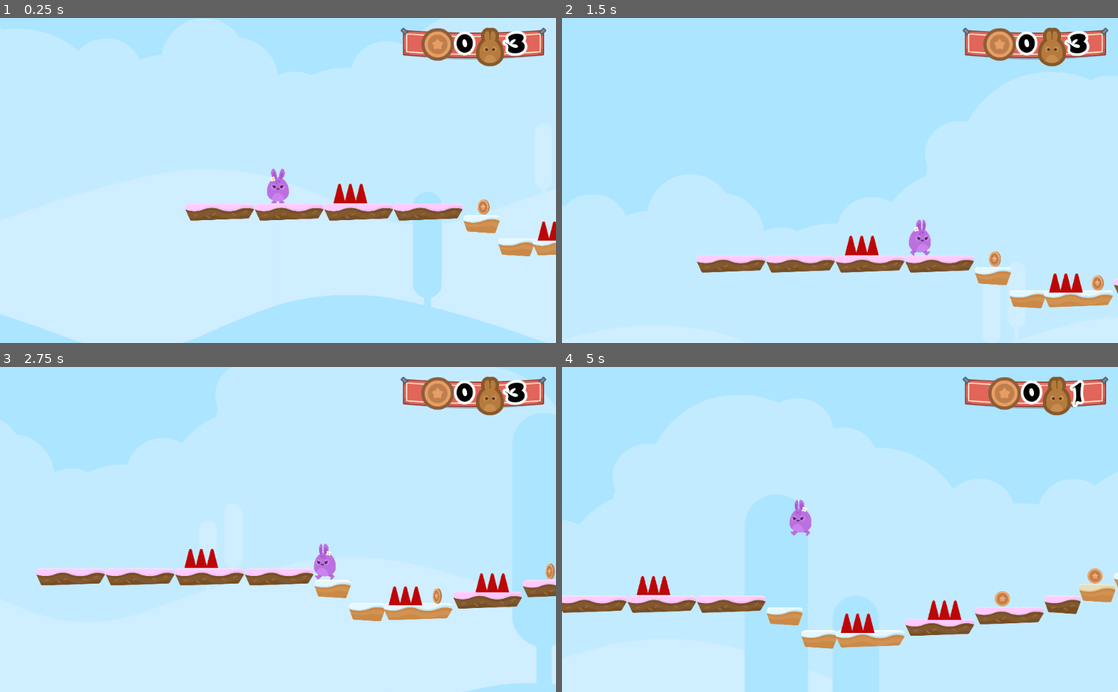
Above: before the commit, frames 1-4 (two rows, left to right).
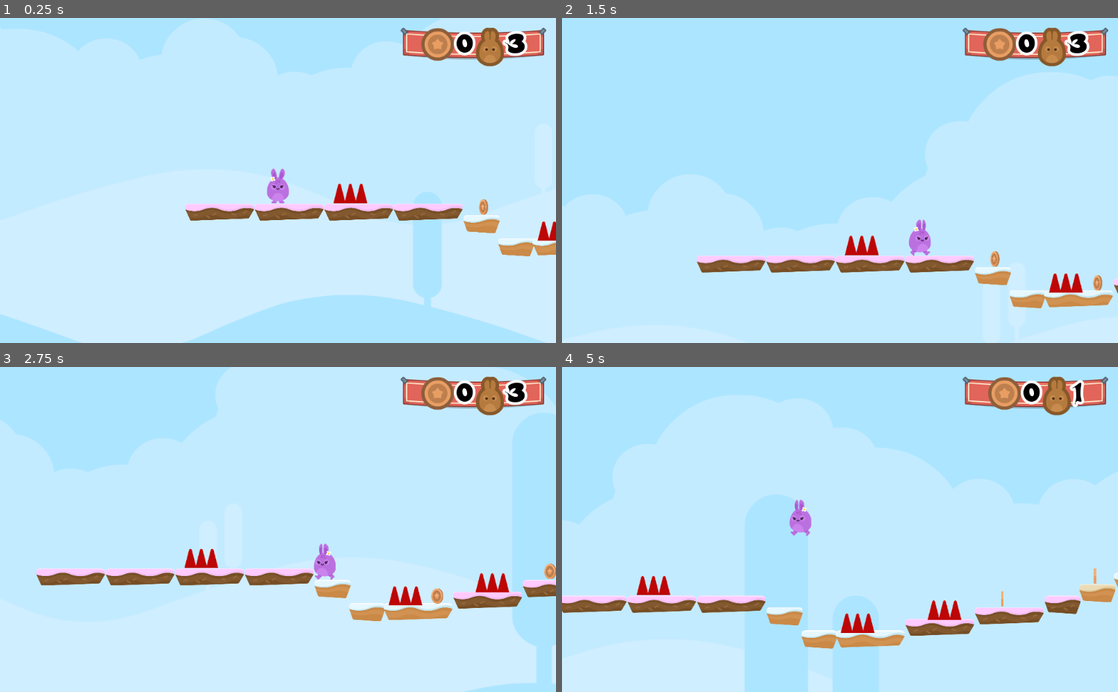
Above: after the commit, the same moments.

Repository: KennedyMungai/SimplePlatformer
Game: Godot game, scene res://Scenes/Levels/Level1.tscn
Two runs of this game, one before a commit and one after it. Both use one fixed random seed, a clock stepped at 60 frames per second and the inputs below.
Inputs:
- Up to frame 1 (0.25 s): no input
- Up to frame 2 (1.5 s): hold D (right) from 0.53 s (still down); tap W (jump) at 0.77 s
- Up to frame 3 (2.75 s): tap W (jump) at 1.52 s; release D (right) at 2.03 s; hold A (left) from 2.03 s (still down)
- Up to frame 4 (5 s): release A (left) at 2.78 s; hold D (right) 2.78-4.28 s; tap W (jump) at 3.02, 3.77, 4.52 s; hold A (left) from 4.28 s (still down)

The runs differ from the first frame. In frame 1, less than 0.1% of the frame differs, in the area x 85-89%, y 55-61%; in frame 2, 0.1%; in frame 3, less than 0.1%; in frame 4, 0.2%, in the area x 77-98%, y 61-74%.

Commit message:
Maintenance commit

Diff:
--- a/Scenes/Coin.tscn
+++ b/Scenes/Coin.tscn
@@ -55,7 +55,7 @@
 [node name="AnimatedSprite" type="AnimatedSprite" parent="."]
 frames = SubResource( 1 )
 animation = "spin"
-frame = 5
+frame = 2
 playing = true
 
 [node name="Area2D" type="Area2D" parent="."]
